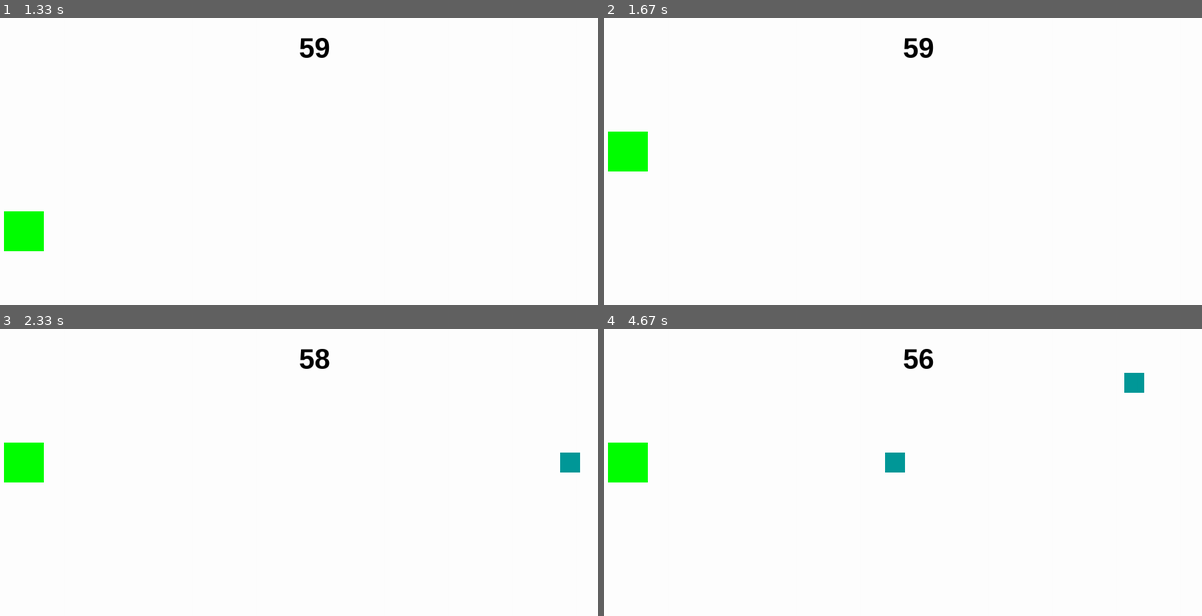
Above: before the commit, frames 1-4 (two rows, left to right).
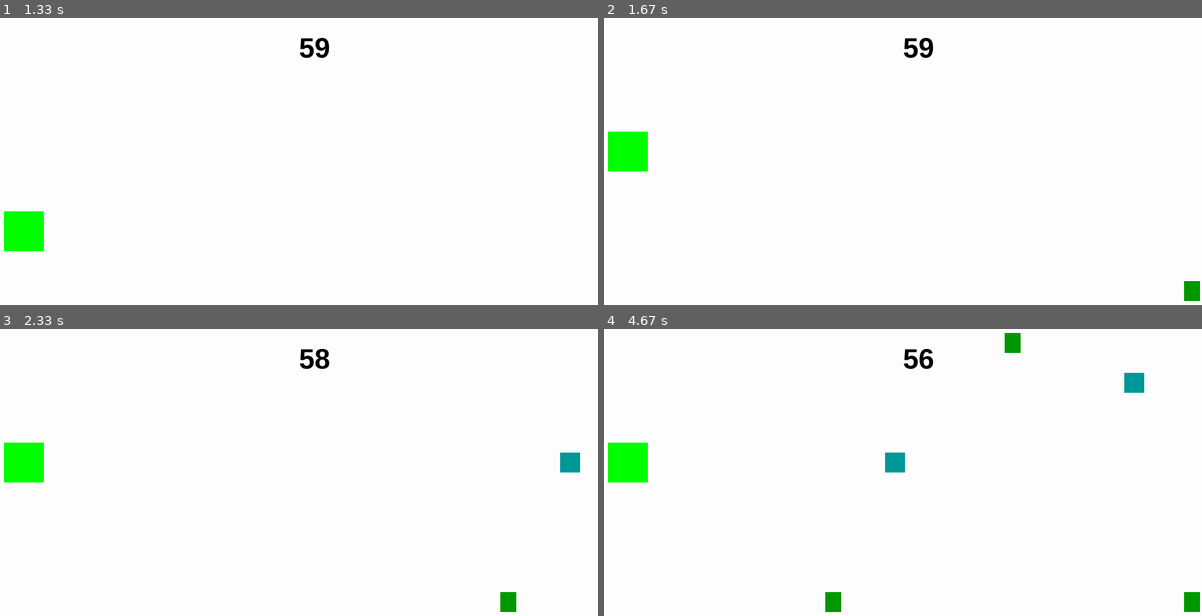
Above: after the commit, the same moments.

Repository: hsiang086/crc-static-exhibition
Game: pygame game, started from main/second_scene.py
The game is run twice, just before and just after one commit, with the same random seed, the same clock (stepped at 60 frames per second) and the same inputs.
Inputs:
- Up to frame 1 (1.33 s): tap S at 0.33 s; hold Up 0.67-1.13 s; hold Down from 1.17 s (still down)
- Up to frame 2 (1.67 s): release Down at 1.47 s; hold Up from 1.5 s (still down)
- Up to frame 3 (2.33 s): release Up at 1.87 s; hold Down 1.9-2.27 s; hold Up from 2.3 s (still down)
- Up to frame 4 (4.67 s): release Up at 2.6 s; hold Down 2.63-2.93 s; hold Up 2.97-3.33 s; hold Down 3.37-3.73 s; hold Up 3.77-4.07 s; hold Down 4.1-4.4 s; hold Up from 4.43 s (still down)

Frame 1 is identical in both runs. In frame 2, 0.2% of the frame differs, in the area x 97-100%, y 91-99%; in frame 3, 0.2%; in frame 4, 0.6%, in the area x 37-100%, y 1-99%.

Commit message:
Add trees (background)

Diff:
--- a/main/second_scene.py
+++ b/main/second_scene.py
@@ -5,19 +5,24 @@
 
 def init():
     global FPS
-    global RES, WIDTH, HIGHT
+    global RES, WIDTH, HIGHT, Road_Width
     global clock
     global screen
     global POS
     global pause_times, time_start
     global object_kill
-
+    global speed
+    global tree_pos
+
+    tree_pos = 125
     object_kill = False
     pause_times = 0
     time_start = tm.time()
     FPS = 60
     RES = WIDTH, HIGHT = (1500, 800)
-    POS=[(HIGHT/2)-200,(HIGHT/2),(HIGHT/2)+200]
+    Road_Width = 200
+    POS=[(HIGHT/2)-Road_Width,(HIGHT/2),(HIGHT/2)+Road_Width]
+    speed = -5
     clock = pygame.time.Clock()
 
     itv = 0
@@ -40,7 +45,6 @@
         self.rect.x = 10
         self.rect.centery = HIGHT/2
         self.pos = 1
-        self.itv = 0
 
     def update(self):
         if not pause: self.rect.centery = POS[self.pos]
@@ -68,14 +72,30 @@
         self.rect.left = WIDTH
         self.pos = random.randrange(0,3)
         self.rect.centery = POS[self.pos]
-        self.v = -5
-        self.itv = 0
+        self.v = speed
     def update(self):
         if not pause:
             if self.rect.right >= 0:
                 self.rect.x += self.v
             else:
                 self.kill()
+
+class Tree(pygame.sprite.Sprite):
+    def __init__(self,y):
+        pygame.sprite.Sprite.__init__(self)
+        self.image = pygame.Surface((40,50))
+        self.image.fill((0,153,0))
+        self.rect = self.image.get_rect()
+        self.rect.left = WIDTH
+        self.rect.y = y
+        self.v = speed
+    def update(self):
+        if not pause:
+            if self.rect.right >= 0:
+                self.rect.x += self.v
+            else:
+                self.kill()
+
 class BalloonAppear(pygame.sprite.Sprite):
     def __init__(self) :
         pygame.sprite.Sprite.__init__(self)
@@ -84,8 +104,7 @@
         self.rect = self.image.get_rect()
         self.rect.left = WIDTH
         self.rect.centery = HIGHT / 2
-        self.v = -5
-        self.itv = 0
+        self.v = speed
     def update(self):
         if not pause:
             self.rect.centerx += self.v
@@ -127,11 +146,16 @@
 all_sprites.add(player)
 
 
-time = 0
+o_time = 0
+tree_time = 0
+up_down = 0
+
 p_moment = 0
 t_pause = 3 #Stop for __ second if collide
+tree_generate_interval = 1.5
 object_generate_interval = 2 #(seconds)
 ogi = object_generate_interval*FPS
+tgi = tree_generate_interval*FPS
 
 pause = False
 running = True
@@ -145,11 +169,19 @@
                 player.UP()
             elif event.key == pygame.K_DOWN or event.key == pygame.K_s:
                 player.DOWN()
-    if time >= ogi and not object_kill:
+    if o_time >= ogi and not object_kill:
         Obj = Object()
         all_sprites.add(Obj)
         objects.add(Obj)
-        time = 0
+        o_time = 0
+    if tree_time >= tgi:
+        if up_down % 2:
+            tree = Tree(POS[0]-tree_pos)
+        else:
+            tree = Tree(POS[2]+tree_pos)
+        all_sprites.add(tree)
+        tree_time = 0
+        up_down += 1
     t_run = tm.time()
 
     if pause:
@@ -178,6 +210,8 @@
     all_sprites.draw(screen)
     pygame.display.update()
 
-    if not pause: time += 1
+    if not pause:
+        o_time += 1
+        tree_time += 1
 
 pygame.quit()
